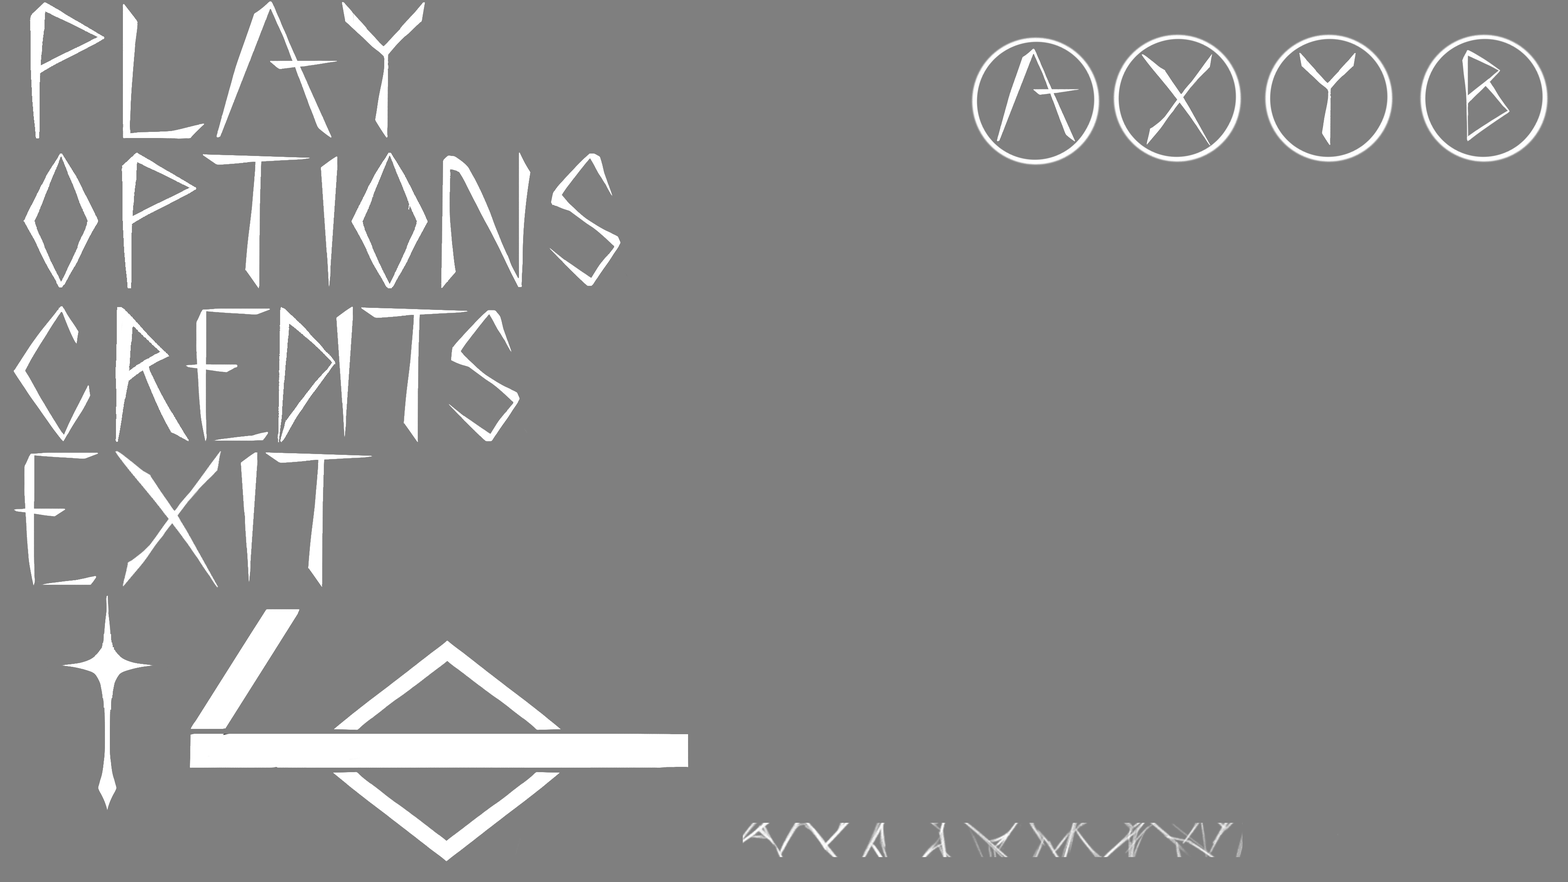
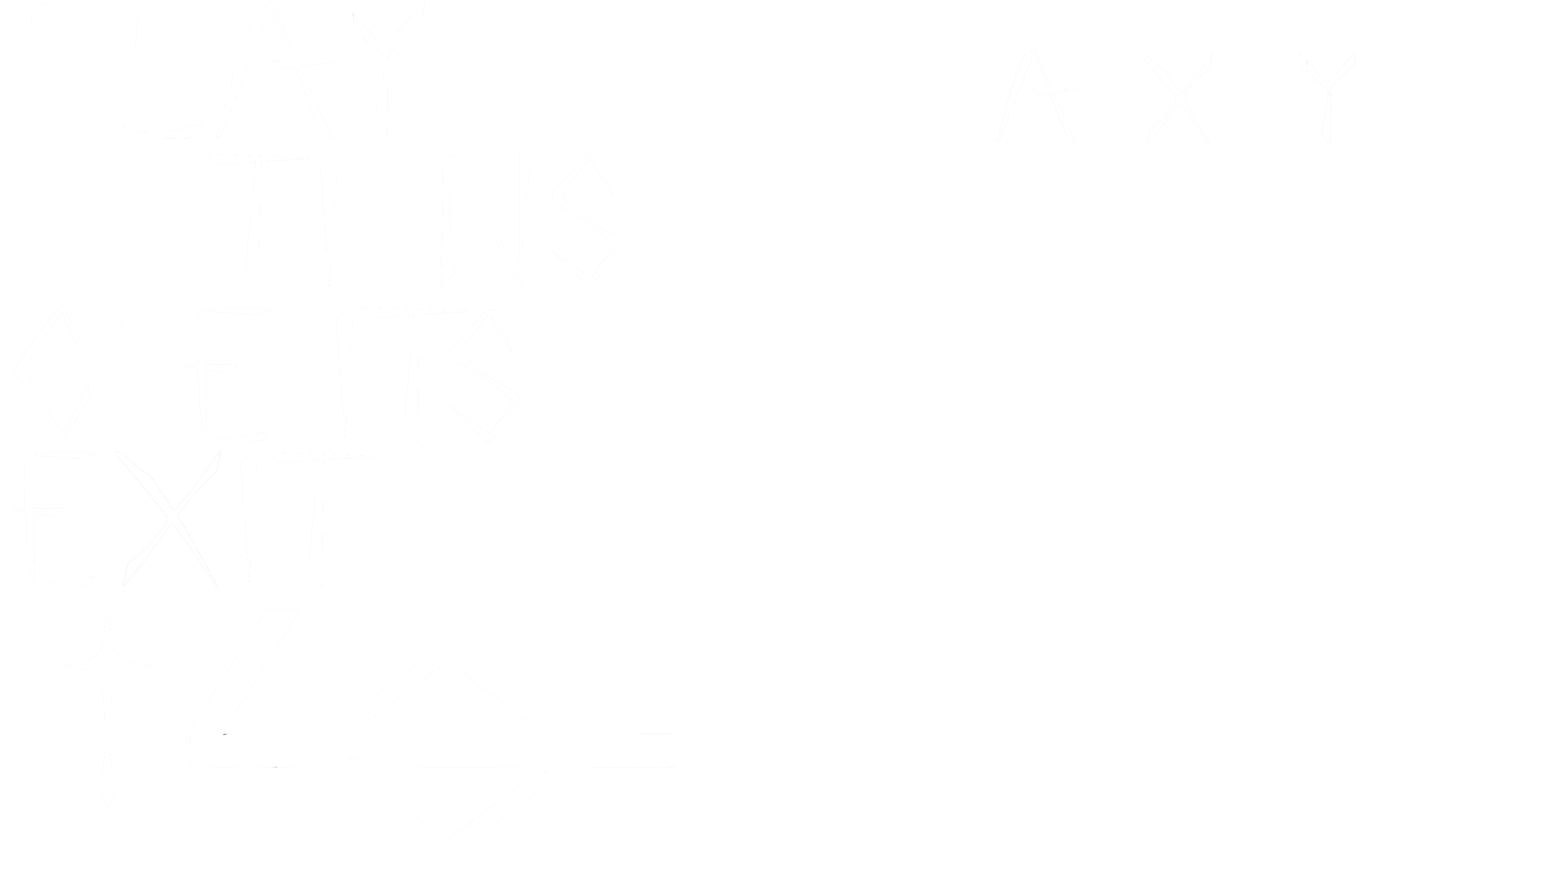
Before/after of a 1568 x 882 layered artwork. What changed in the layer stack:
renamed "Layer 7" to "Layer 9", painted on it over [13, 1, 1549, 862]
hid "Background" over [0, 0, 1568, 882]